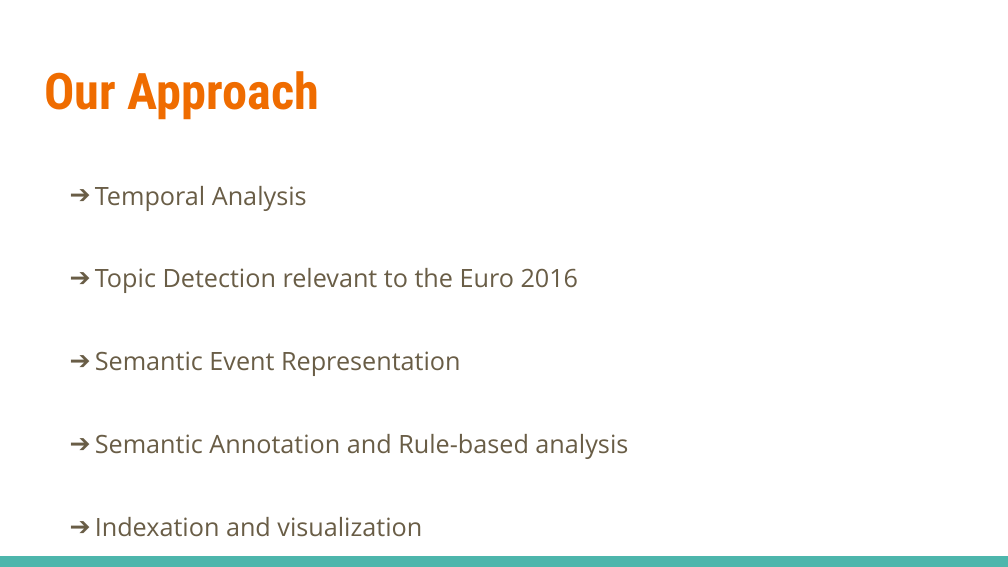
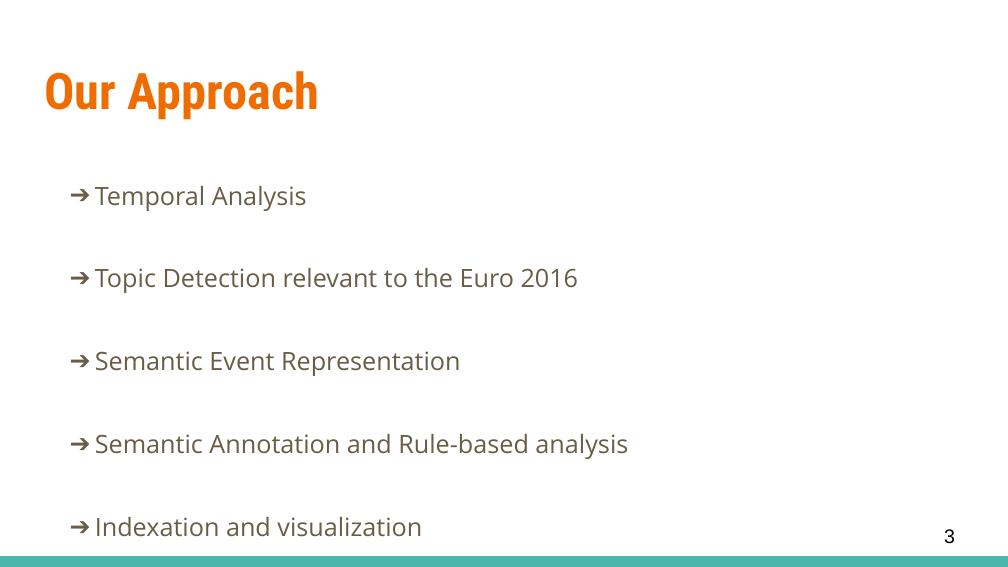
Before and after one commit to eamosse/mondephia, a slide deck: slide 3 of presi/Hackatal2016_pres.pptx. Drawn at 1008x567 pixels with LibreOffice and Linux fonts; fonts in the diff are those of the drawing. Boxes give left, top, right and bottom in pixels: in the first picture for what was removed or moved away, otherwise in the second. Text is boxed around its words. In the diff, an @@ line names an element or a change of style, - is before the commit and + after.

```diff
--- a/presi/Hackatal2016_pres.pptx
+++ b/presi/Hackatal2016_pres.pptx
@@ page number added at (x1=944, y1=529, x2=955, y2=544), 14 pt, text #000000 @@
+3
```
Also in this commit, not shown: 6 other slides changed, 6 slides added, 4 slides removed, 18 other files.
